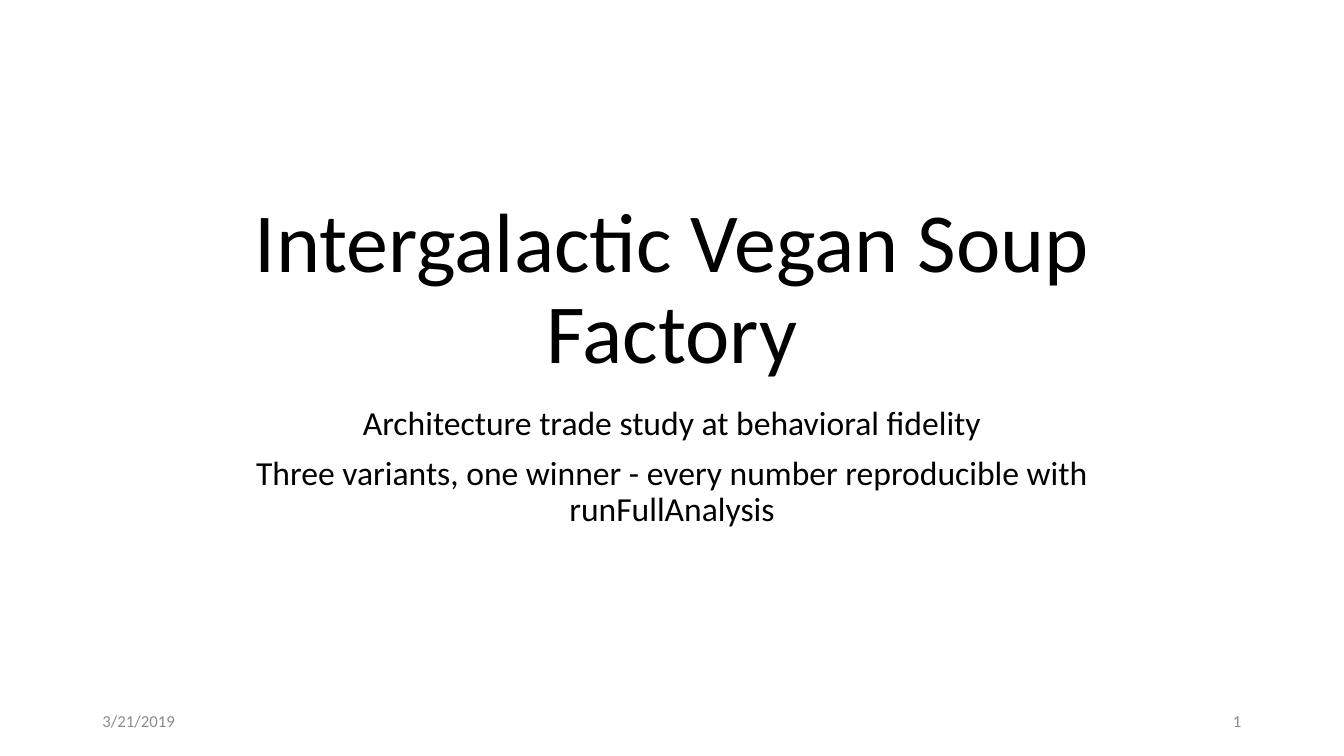
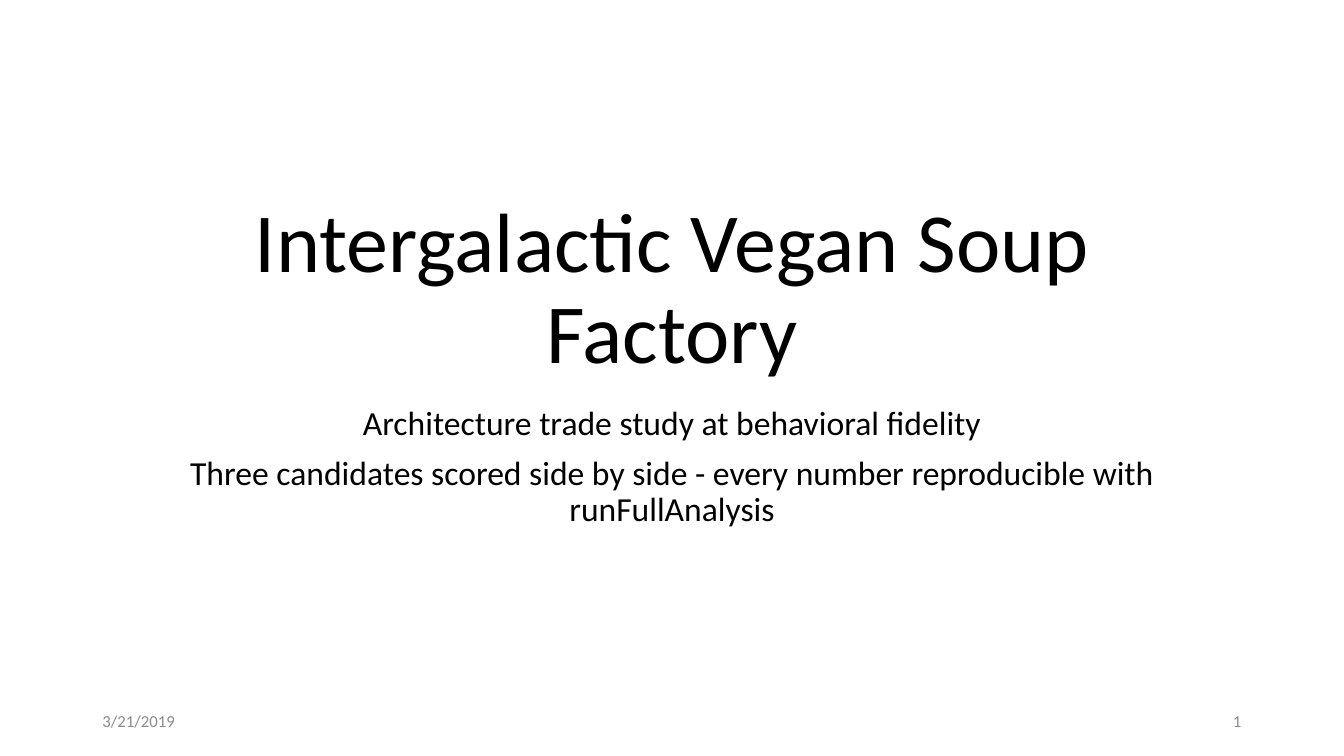
Before and after one commit to mathworks/system-composer-rflp-reference-example, a slide deck: slide 1 of docs/deliverables/GalacticSoupTradeDeck.pptx. Drawn at 1344x756 pixels with LibreOffice and Linux fonts; fonts in the diff are those of the drawing. Boxes give left, top, right and bottom in pixels: in the first picture for what was removed or moved away, otherwise in the second. Text is boxed around its words. In the diff, an @@ line names an element or a change of style, - is before the commit and + after.

Commit message:
Derive published trade results from canonical data

```diff
--- a/docs/deliverables/GalacticSoupTradeDeck.pptx
+++ b/docs/deliverables/GalacticSoupTradeDeck.pptx
@@ subtitle at (190,411,1154,527): text changed @@
-Architecture trade study at behavioral fidelity
-Three variants, one winner - every number reproducible with runFullAnalysis
+Architecture trade study at behavioral fidelity
+Three candidates scored side by side - every number reproducible with runFullAnalysis
```
Also in this commit, not shown: 5 other slides changed, 13 other files.
